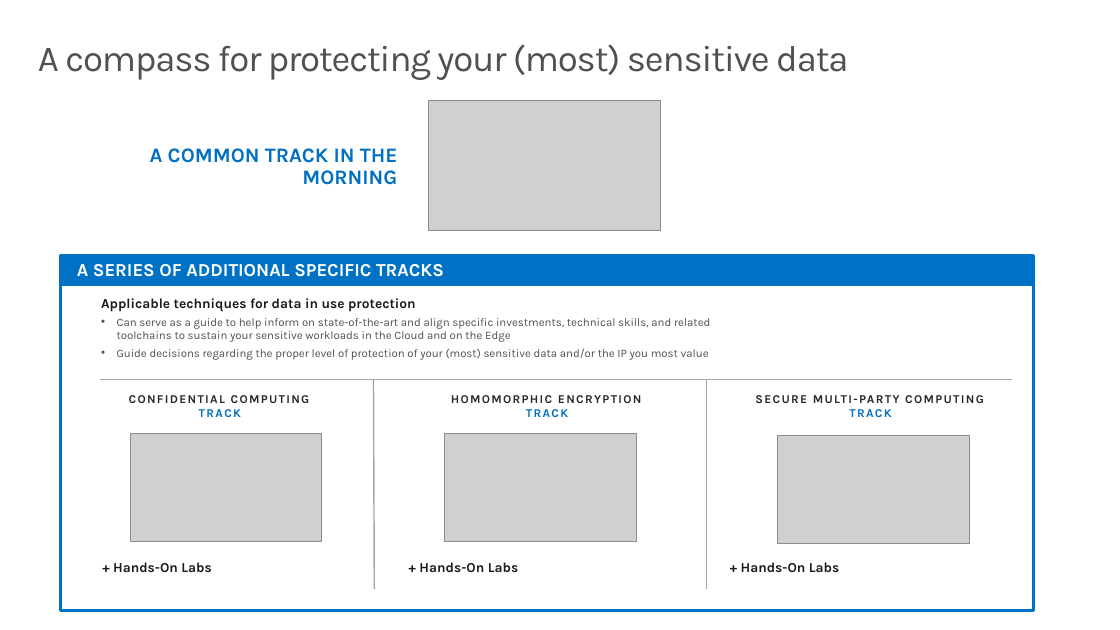
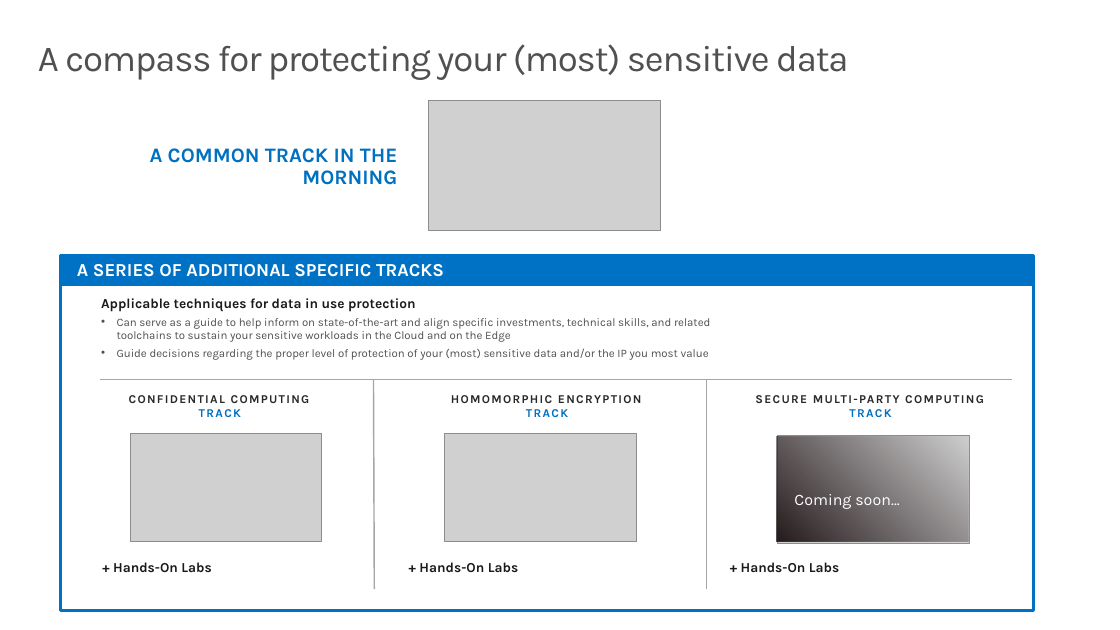
Before and after one commit to microsoft/data-in-use-protection-workshop, a slide deck: slide 5 of decks/Data in use Protection Compass - Introduction.pptx. Drawn at 1120x630 pixels with LibreOffice and Linux fonts; fonts in the diff are those of the drawing; grey boxes stand for pictures. Boxes give left, top, right and bottom in pixels: in the first picture for what was removed or moved away, otherwise in the second. Text is boxed around its words. In the diff, an @@ line names an element or a change of style, - is before the commit and + after.

```diff
--- a/decks/Data in use Protection Compass - Introduction.pptx
+++ b/decks/Data in use Protection Compass - Introduction.pptx
@@ rectangle added at <box>777,436,968,541</box>, fill gradient #271D1F @@
@@ text added at <box>794,494,899,509</box>, 14 pt, text #FFFFFF @@
+Coming soon…
```
Also in this commit, not shown: 3 other slides changed, 1 slide added, 15 other files.
